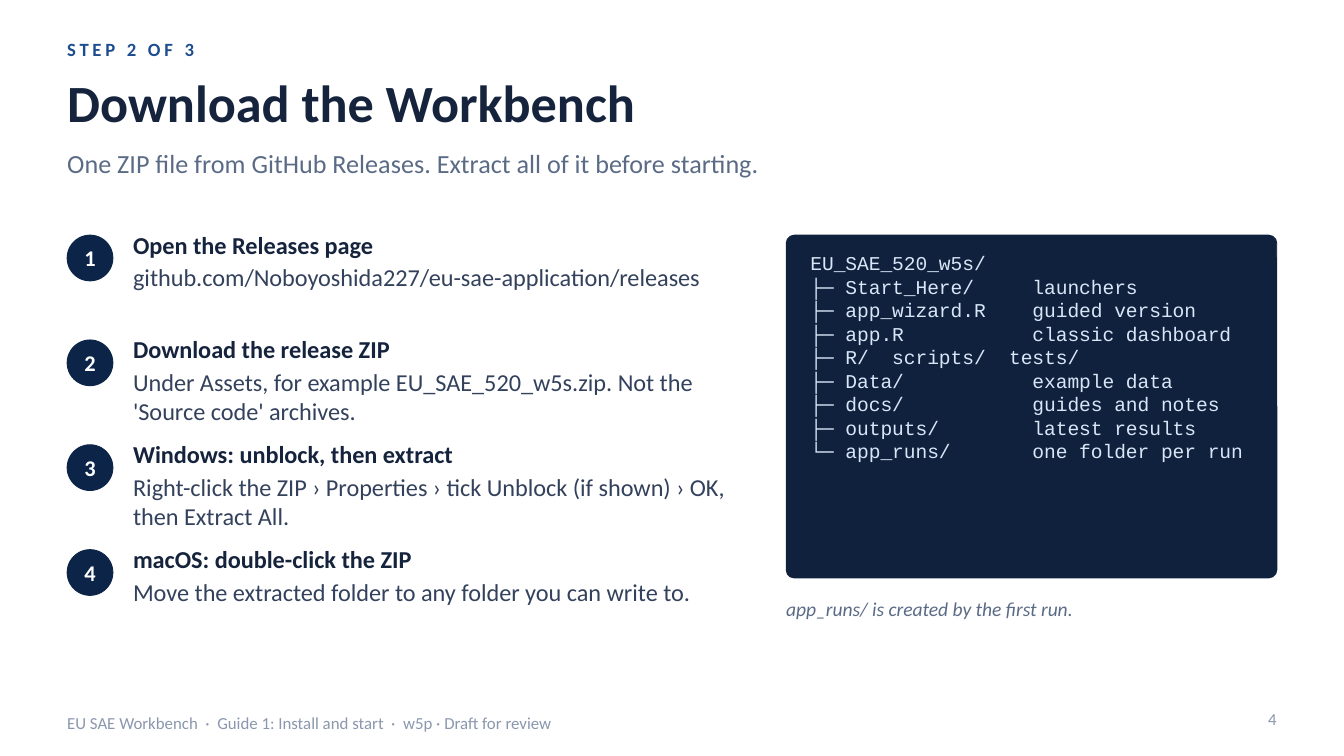
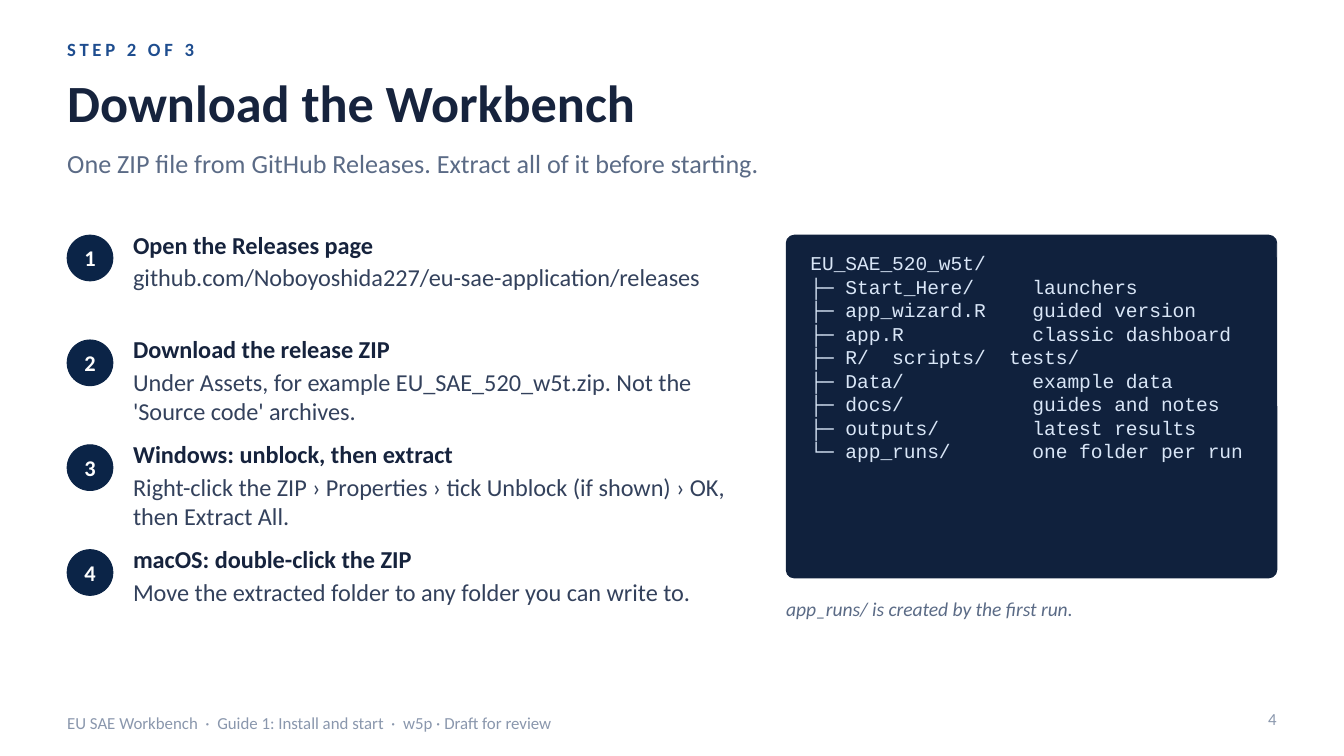
Before and after one commit to Noboyoshida227/eu-sae-application, a slide deck: slide 4 of docs/instructions/English/EU_SAE_Workbench_Guide_1_Install_and_Start.pptx. Drawn at 1344x756 pixels with LibreOffice and Linux fonts; fonts in the diff are those of the drawing. Boxes give left, top, right and bottom in pixels: in the first picture for what was removed or moved away, otherwise in the second. Text is boxed around its words. In the diff, an @@ line names an element or a change of style, - is before the commit and + after.

```diff
--- a/docs/instructions/English/EU_SAE_Workbench_Guide_1_Install_and_Start.pptx
+++ b/docs/instructions/English/EU_SAE_Workbench_Guide_1_Install_and_Start.pptx
@@ text at (810, 257, 985, 272): text changed @@
-EU_SAE_520_w5s/
+EU_SAE_520_w5t/
@@ text at (133, 374, 691, 420): text changed @@
-Under Assets, for example EU_SAE_520_w5s.zip. Not the 'Source code' archives.
+Under Assets, for example EU_SAE_520_w5t.zip. Not the 'Source code' archives.
```
Also in this commit, not shown: 39 other files.
